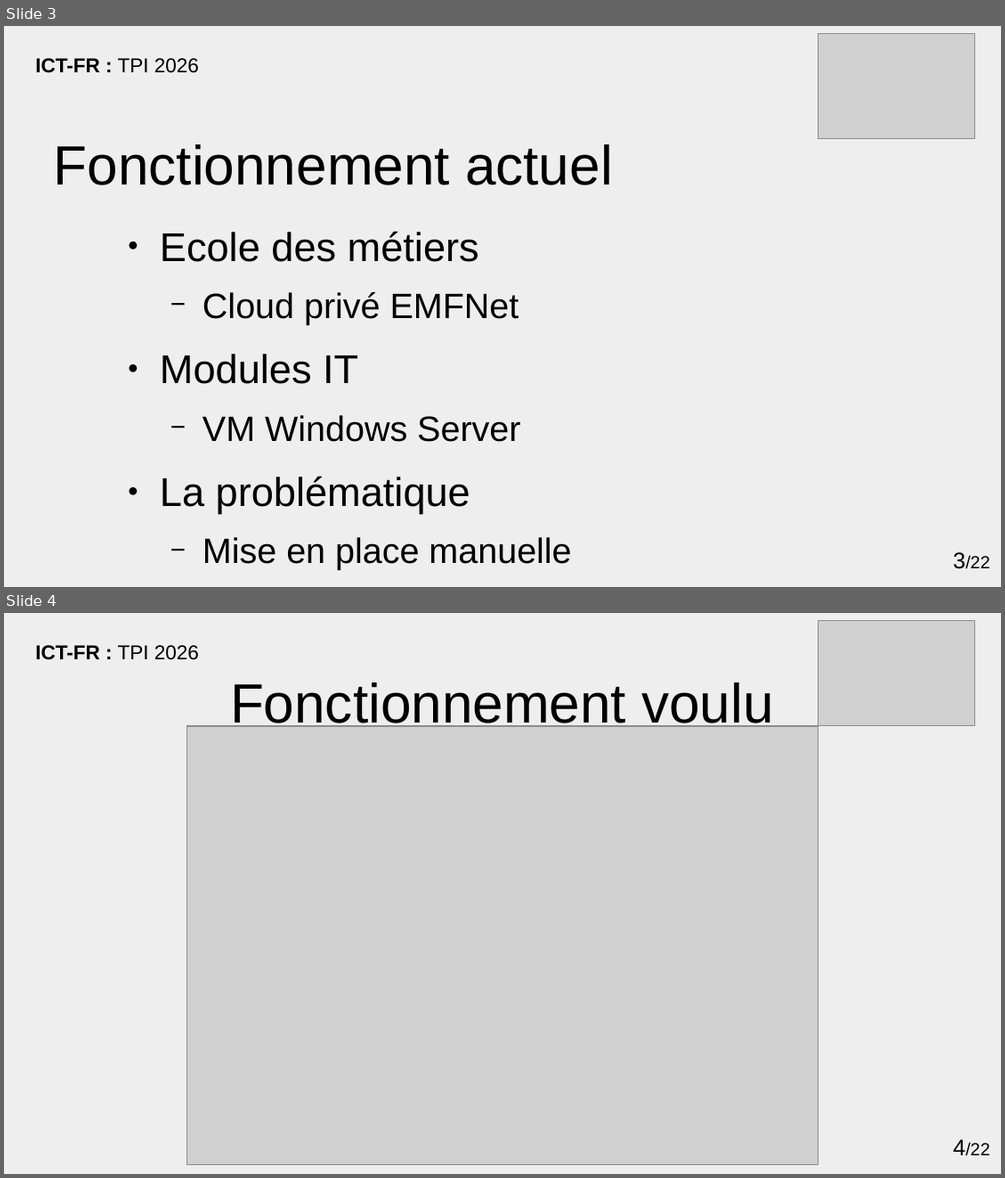
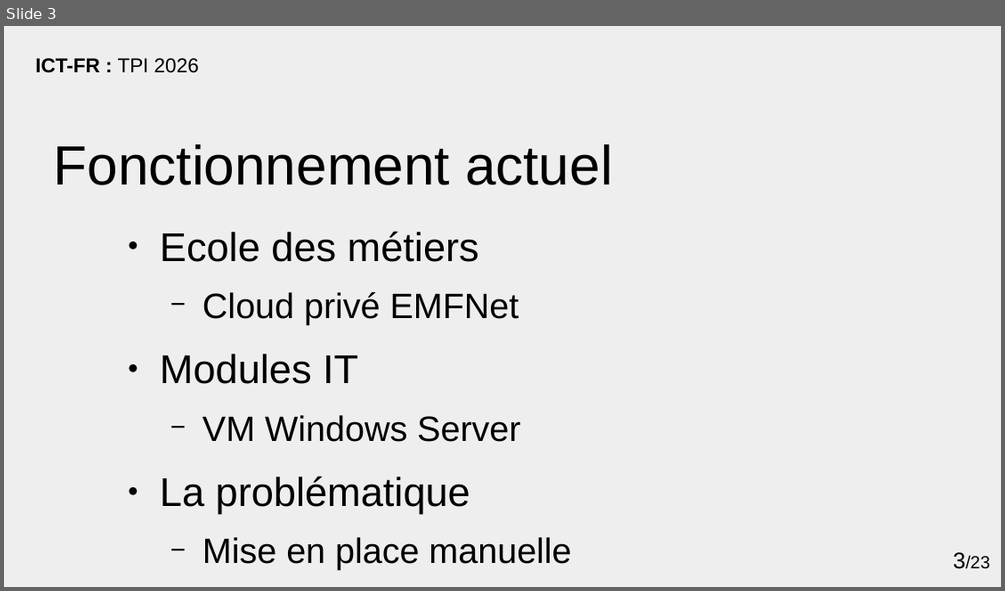
Before and after one commit to Lucielle-Voeffray/TPI-2026, a slide deck: defense/presentation.odp. Shown one above the other, each under a label of ours: slides 3 and 4 before the commit, slide 3 after it. The pictures are 1005x1178 and 1005x591 pixels, drawn with LibreOffice and Linux fonts; fonts in the diff are those of the drawing; grey boxes stand for pictures; background and template pictures are left out. Boxes give left, top, right and bottom in pixels: in the first picture for what was removed or moved away, otherwise in the second. Text is boxed around its words. In the diff, an @@ line names an element or a change of style, - is before the commit and + after.

```diff
--- a/defense/presentation.odp
+++ b/defense/presentation.odp
@@ slide 4 removed at [4, 613, 1001, 1174], background #EEEEEE; not listed: 1 template element that a slide beside it also shows @@
@@ picture removed at [818, 621, 975, 726] @@
@@ text removed at [35, 645, 199, 660] @@
-ICT-FR : TPI 2026
@@ title removed at [230, 682, 773, 727] @@
-Fonctionnement voulu
@@ picture removed at [186, 726, 818, 1165] @@
@@ slide 3 changed as well @@
@@ picture removed at [818, 34, 975, 139] @@
@@ page number at [953, 552, 989, 569]: text changed @@
-3/22
+3/23
```
Also in this commit, not shown: 12 other slides changed, 10 slides added, 8 other slides removed, 1 other file.
